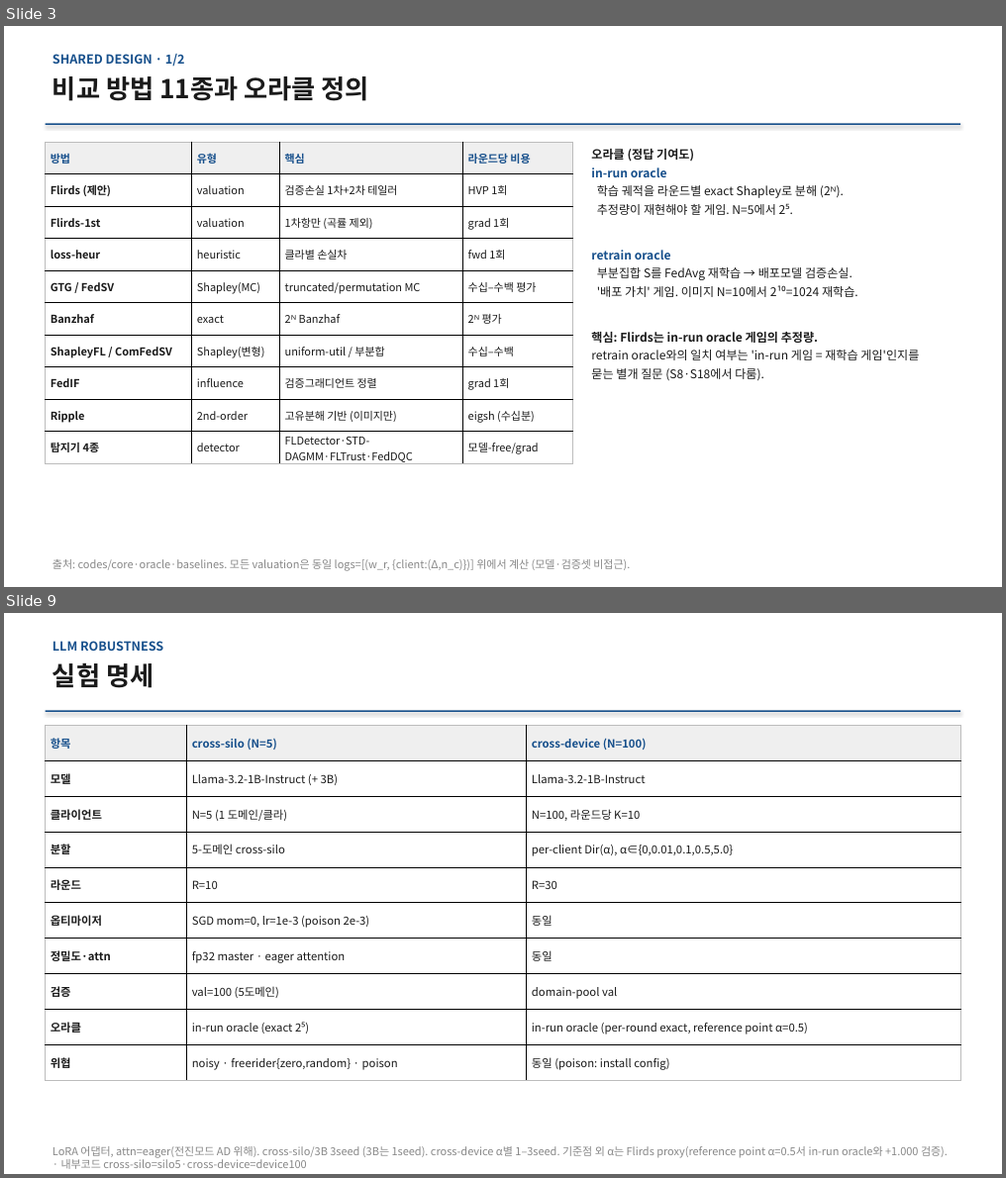
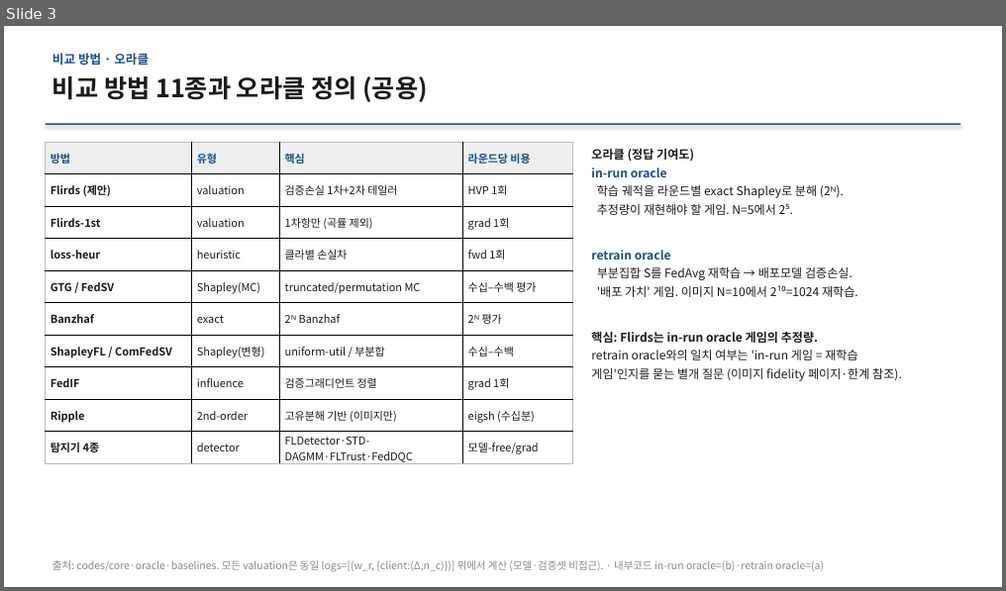
Before and after one commit to YongheeChoi/flirds, a slide deck: research-wiki/presentations/2026-06-results-report/flirds-results-2026-06.pptx. Shown one above the other, each under a label of ours: slides 3 and 9 before the commit, slide 3 after it; the slides between them are not shown. The pictures are 1006x1178 and 1006x591 pixels, drawn with LibreOffice and Linux fonts; fonts in the diff are those of the drawing. Boxes give left, top, right and bottom in pixels: in the first picture for what was removed or moved away, otherwise in the second. Text is boxed around its words. In the diff, an @@ line names an element or a change of style, - is before the commit and + after.

```diff
--- a/research-wiki/presentations/2026-06-results-report/flirds-results-2026-06.pptx
+++ b/research-wiki/presentations/2026-06-results-report/flirds-results-2026-06.pptx
@@ slide 9 removed at (x1=4, y1=613, x2=1002, y2=1174), background #FFFFFF @@
@@ text removed at (x1=53, y1=641, x2=163, y2=651) @@
-LLM ROBUSTNESS
@@ text removed at (x1=53, y1=663, x2=153, y2=688) @@
-실험 명세
@@ rectangle removed at (x1=46, y1=710, x2=960, y2=712) @@
@@ table removed at (x1=46, y1=725, x2=960, y2=1081), 10 rows, 3 columns @@
-항목 | cross-silo (N=5) | cross-device (N=100)
-모델 | Llama-3.2-1B-Instruct (+ 3B) | Llama-3.2-1B-Instruct
-클라이언트 | N=5 (1 도메인/클라) | N=100, 라운드당 K=10
-분할 | 5-도메인 cross-silo | per-client Dir(α), α∈{0,0.01,0.1,0.5,5.0}
-라운드 | R=10 | R=30
-옵티마이저 | SGD mom=0, lr=1e-3 (poison 2e-3) | 동일
-정밀도·attn | fp32 master · eager attention | 동일
-검증 | val=100 (5도메인) | domain-pool val
-오라클 | in-run oracle (exact 2⁵) | in-run oracle (per-round exact, reference point α=0.5)
-위협 | noisy · freerider{zero,random} · poison | 동일 (poison: install config)
@@ text removed at (x1=53, y1=1147, x2=947, y2=1169) @@
-LoRA 어댑터, attn=eager(전진모드 AD 위해). cross-silo/3B 3seed (3B는 1seed). cross-device α별 1–3seed. 기준점 외 α는 Flirds proxy(reference point α=0.5서 in-run oracle와 +1.000 검증). · 내부코드 cross-silo=silo5·cross-device=device100
@@ slide 3 changed as well @@
@@ text at (x1=53, y1=53, x2=149, y2=65): text changed @@
-SHARED DESIGN · 1/2
+비교 방법 · 오라클
@@ text at (x1=53, y1=76, x2=427, y2=102): text changed; size 25 to 24 pt @@
-비교 방법 11종과 오라클 정의
+비교 방법 11종과 오라클 정의 (공용)
@@ text at (x1=591, y1=350, x2=902, y2=381): text changed @@
-retrain oracle와의 일치 여부는 'in-run 게임 = 재학습 게임'인지를
-묻는 별개 질문 (S8·S18에서 다룸).
+retrain oracle와의 일치 여부는 'in-run 게임 = 재학습
+게임'인지를 묻는 별개 질문 (이미지 fidelity 페이지·한계 참조).
@@ text at (x1=53, y1=561, x2=824, y2=572): text changed; size 10.5 to 10 pt @@
-출처: codes/core·oracle·baselines. 모든 valuation은 동일 logs=[(w_r, {client:(Δ,n_c)})] 위에서 계산 (모델·검증셋 비접근).
+출처: codes/core·oracle·baselines. 모든 valuation은 동일 logs=[(w_r, {client:(Δ,n_c)})] 위에서 계산 (모델·검증셋 비접근). · 내부코드 in-run oracle=(b)·retrain oracle=(a)
```
Also in this commit, not shown: 13 other slides changed, 3 other slides removed, 20 other files.
